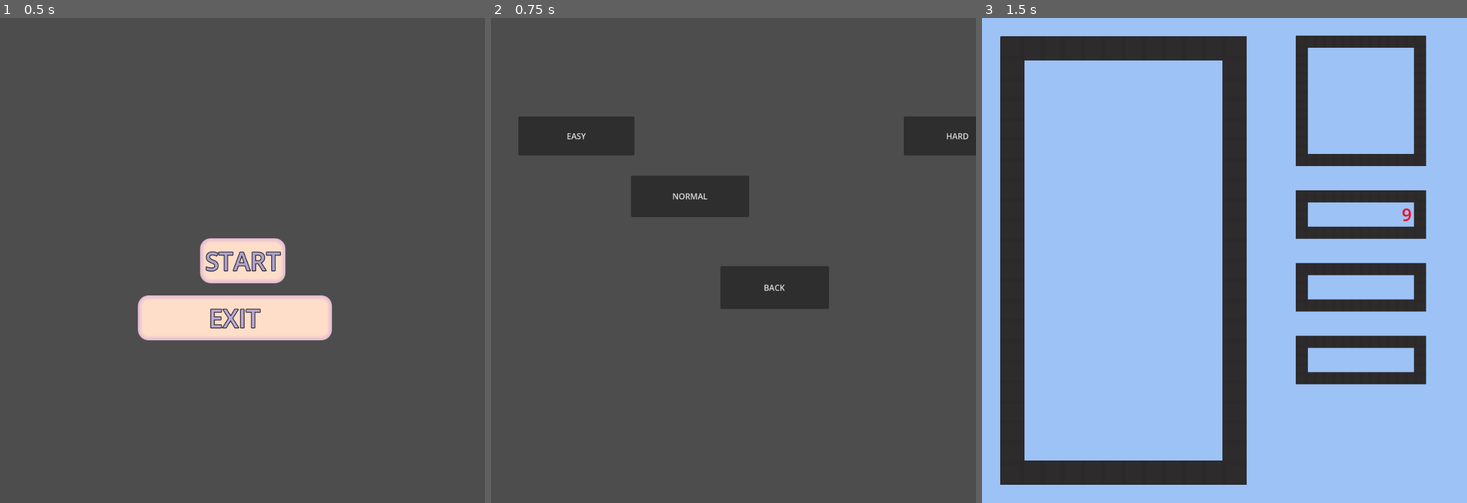
Above: before the commit, frames 1-3 (left to right).
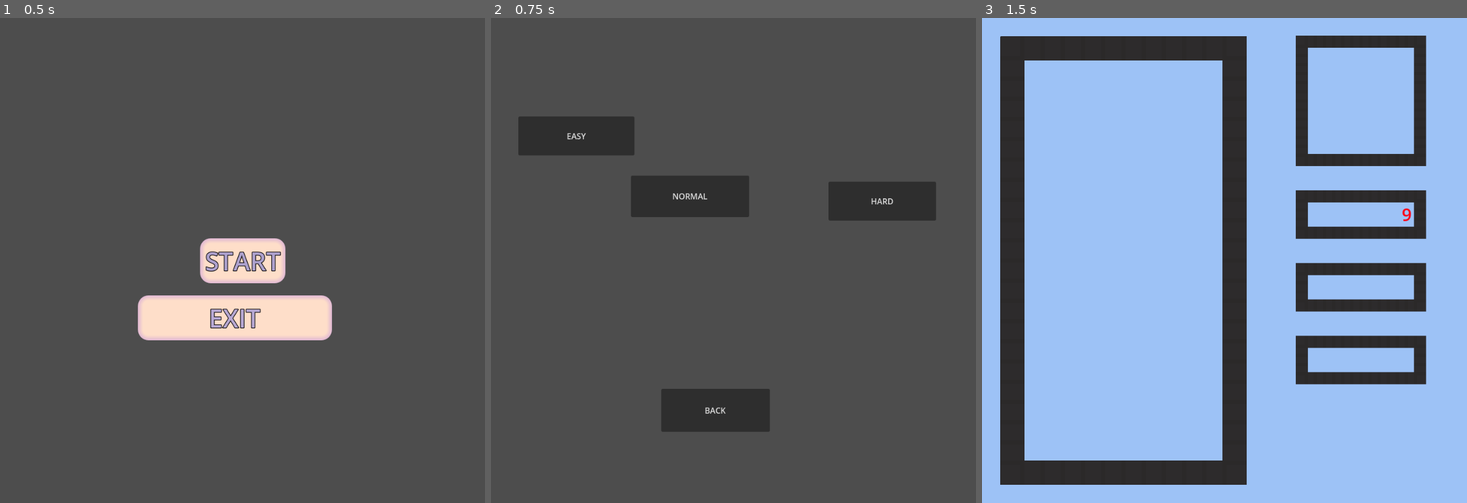
Above: after the commit, the same moments.

Repository: Kitaaaaaaa/Tetris
Game: Godot game, scene res://View_1.tscn
Two runs of this game, one before a commit and one after it. Both use one fixed random seed, a clock stepped at 60 frames per second and the inputs below.
Inputs:
- Up to frame 1 (0.5 s): no input
- Up to frame 2 (0.75 s): click "START" at 0.5 s
- Up to frame 3 (1.5 s): click "EASY" at 1.25 s

Frame 1 is identical in both runs. In frame 2, 6.8% of the frame differs, in the area x 35-100%, y 20-86%; in frame 3, nothing differs.

Commit message:
Kita sua View1.tcsn

Diff:
--- a/Blocks.tscn
+++ b/Blocks.tscn
@@ -27,7 +27,7 @@
 texture = ExtResource("4_bh0yn")
 
 [node name="Purple" type="Sprite2D" parent="."]
-position = Vector2(288, 152)
+position = Vector2(326, 148)
 texture = ExtResource("5_t675b")
 
 [node name="Red" type="Sprite2D" parent="."]
--- a/View_1.tscn
+++ b/View_1.tscn
@@ -30,38 +30,6 @@
 
 [node name="Background" type="Node"]
 script = ExtResource("1_5gusl")
-
-[node name="BG" type="Sprite2D" parent="."]
-position = Vector2(585, 258)
-scale = Vector2(2.05208, 2.07407)
-
-[node name="2" type="Sprite2D" parent="."]
-position = Vector2(577, 298)
-scale = Vector2(2, 3.25926)
-
-[node name="Cl_1" type="Sprite2D" parent="."]
-position = Vector2(820, 206)
-scale = Vector2(2.92014, 3.40741)
-
-[node name="7" type="Sprite2D" parent="."]
-position = Vector2(858, 551)
-scale = Vector2(1.31597, 0.981481)
-
-[node name="4" type="Sprite2D" parent="."]
-position = Vector2(1055, 446)
-scale = Vector2(1.63194, 1.81481)
-
-[node name="5" type="Sprite2D" parent="."]
-position = Vector2(-31, 399)
-scale = Vector2(1.90625, 1.44444)
-
-[node name="6" type="Sprite2D" parent="."]
-position = Vector2(322, 592)
-scale = Vector2(3.62847, 0.814815)
-
-[node name="Cl_2" type="Sprite2D" parent="."]
-position = Vector2(583, 456)
-scale = Vector2(2.04167, 1.22222)
 
 [node name="Start_Button" type="Button" parent="."]
 process_mode = 3
@@ -125,17 +93,17 @@
 text = "NORMAL"
 
 [node name="mode_3" type="Button" parent="."]
-offset_left = 817.0
-offset_top = 195.0
-offset_right = 1030.0
-offset_bottom = 272.0
+offset_left = 668.0
+offset_top = 324.0
+offset_right = 881.0
+offset_bottom = 401.0
 text = "HARD"
 
 [node name="mode_back" type="Button" parent="."]
-offset_left = 454.0
-offset_top = 491.0
-offset_right = 669.0
-offset_bottom = 576.0
+offset_left = 337.0
+offset_top = 734.0
+offset_right = 552.0
+offset_bottom = 819.0
 text = "BACK"
 
 [connection signal="pressed" from="Start_Button" to="." method="_on_start_button_pressed"]
